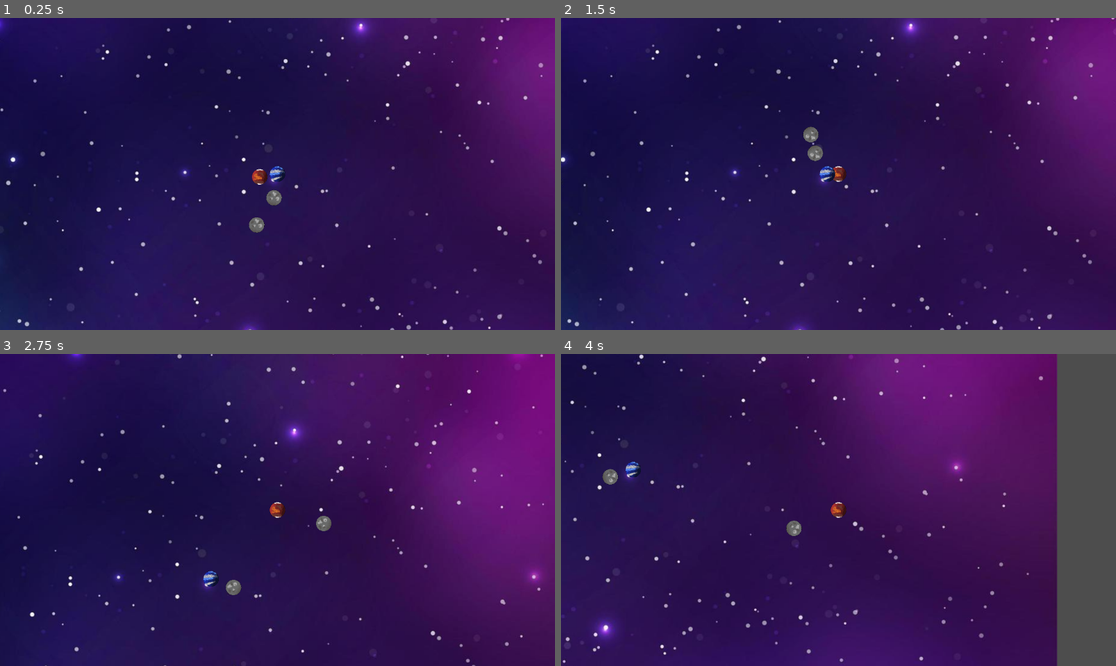
Above: before the commit, frames 1-4 (two rows, left to right).
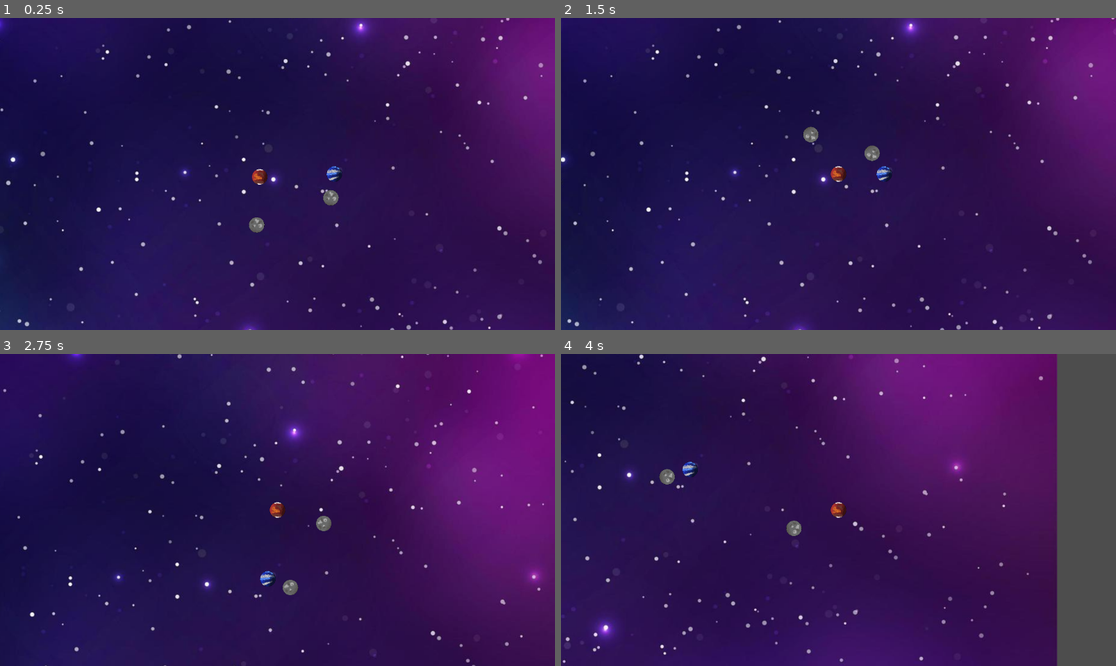
Above: after the commit, the same moments.

Repository: miguelkoro/Godot_Practica_1
Game: Godot game, scene res://main.tscn
Same seed, same stepped clock (60 frames per second), same inputs: the game is played once before the commit and once after it.
Inputs (mouse positions are in pixels of both pictures, inside the frame that each line leads up to):
- Up to frame 1 (0.25 s): no input
- Up to frame 2 (1.5 s): move the mouse to (960, 158) at 0.52 s; click (960, 158) at 0.67 s; move the mouse to (727, 189) at 1.27 s; click (727, 189) at 1.42 s
- Up to frame 3 (2.75 s): move the mouse to (333, 441) at 2.02 s; click (333, 441) at 2.17 s
- Up to frame 4 (4 s): move the mouse to (810, 572) at 2.77 s; click (810, 572) at 2.92 s; move the mouse to (1005, 556) at 3.52 s; click (1005, 556) at 3.67 s

The runs differ from the first frame. In frame 1, 0.4% of the frame differs, in the area x 47-62%, y 47-61%; in frame 2, 0.4%; in frame 3, 0.4%; in frame 4, 0.4%.

Commit message:
Añadida colision de los objetos que rotan

Diff:
--- a/main.gd
+++ b/main.gd
@@ -13,17 +13,6 @@
 var angle: float = 0
 const SCALE: float = 0.25
 
-
-#func _ready() -> void:
-	#var t: Transform2D = Transform2D()
-
-	#t.x.x=0
-	#t.x.y=2
-	#t.y.x
-	#distance<32pixels=colision (Para la colision si se puede usar el position, para el resto hay que usar el transform)
-	#_process para mirar si hay colision
-	#Camera2D, left, right: puedes usar global_position
-	#rotator srpites: NO puedes usar global_position
 func _input(event: InputEvent) -> void:
 	if event is InputEventMouseButton:
 		if event.button_index == MOUSE_BUTTON_LEFT and event.pressed:
@@ -36,20 +25,9 @@
 	return get_viewport().get_canvas_transform().affine_inverse() * event_pos
 
 func _process(delta: float) -> void:
-	#var t_left = Transform2D()
 	rotator_left.transform = transform_node(Transform2D(), delta, dist_l, speed_l, left)
 	rotator_right.transform = transform_node(Transform2D(), delta, dist_r, speed_r, right)
-		#Traslation
-	#t.origin += left.position+Vector2(150,150)
-
-	#var t = Transform2D()
-	#t.x *= 2
-	#t.y *= 2
-	#right.transform = t
-	#rotator_left.transform = transform_rotate(delta)
-	#speed_r =+ speed_r * delta
-
-
+	detect_colision()
 
 func transform_node(t,delta, dist, speed, node):
 	#Traslation
@@ -65,3 +43,7 @@
 	t.x*= SCALE
 	t.y*= SCALE
 	return t
+
+func detect_colision():
+	if rotator_left.position.distance_to(rotator_right.position) < 32:
+		print("🌍💥🌍 COLISIÓN!")
--- a/main.tscn
+++ b/main.tscn
@@ -23,7 +23,7 @@
 texture = ExtResource("3_lquwl")
 
 [node name="right" type="Sprite2D" parent="."]
-position = Vector2(39, 0)
+position = Vector2(157, 0)
 scale = Vector2(0.25, 0.25)
 texture = ExtResource("4_7mycd")
 
